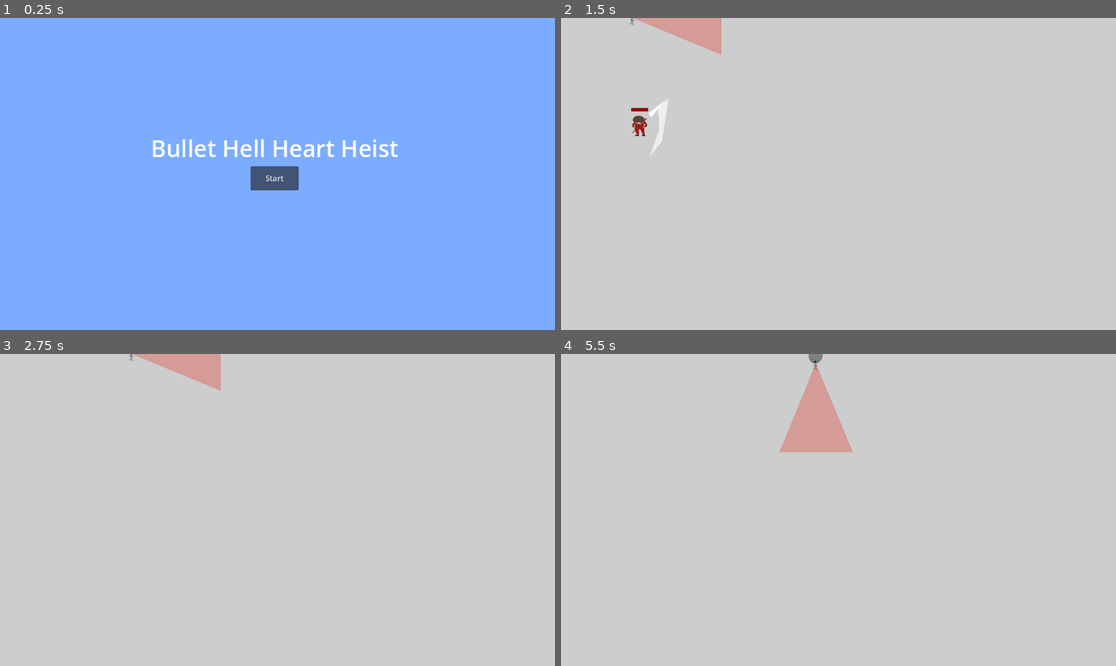
Above: before the commit, frames 1-4 (two rows, left to right).
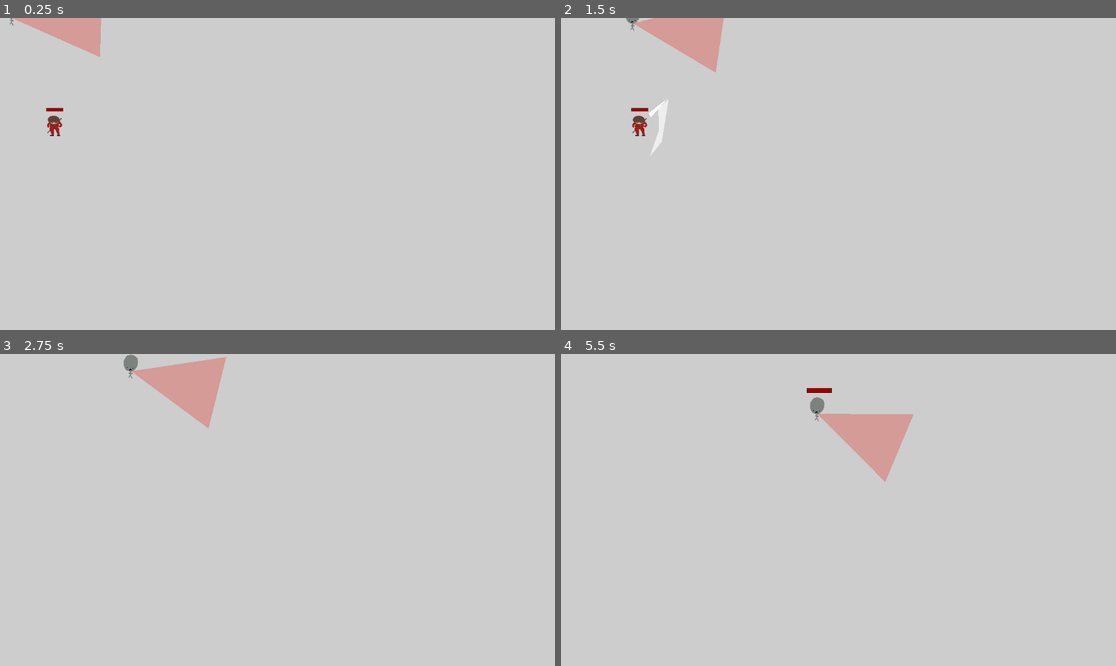
Above: after the commit, the same moments.

Repository: JoelDonnelly/MiniJam
Game: Godot game, scene res://Main.tscn
Same seed, same stepped clock (60 frames per second), same inputs: the game is played once before the commit and once after it.
Inputs (mouse positions are in pixels of both pictures, inside the frame that each line leads up to):
- Up to frame 1 (0.25 s): no input
- Up to frame 2 (1.5 s): click (832, 177) at 0.5 s, where only the run before the commit has a clickable "Start"; move the mouse to (960, 158) at 1.27 s; hold D (move_right) from 1.28 s (still down); click (960, 158) at 1.35 s
- Up to frame 3 (2.75 s): move the mouse to (166, 525) at 2.02 s; release D (move_right) at 2.03 s; hold S (move_down) from 2.03 s (still down); tap Space (ability_dash) at 2.1 s
- Up to frame 4 (5.5 s): move the mouse to (894, 441) at 2.77 s; release S (move_down) at 2.78 s; hold D (move_right) 2.78-3.53 s; click (894, 441) at 2.85 s; move the mouse to (810, 572) at 3.52 s; hold W (move_up) 3.53-4.28 s; tap Space (ability_dash) at 3.6, 5.1 s; move the mouse to (1005, 556) at 4.27 s; hold A (move_left) from 4.28 s (still down); click (1005, 556) at 4.35 s; move the mouse to (672, 463) at 5.02 s

The runs differ from the first frame. In frame 1, 100% of the frame differs, in the area x 0-100%, y 0-100%; in frame 2, 0.7%; in frame 3, 1.9%; in frame 4, 3.5%.

Commit message:
added enemies taht shoot back

Diff:
--- a/Enemy/Attacks/BulletSpray.gd
+++ b/Enemy/Attacks/BulletSpray.gd
@@ -12,5 +12,6 @@
 	var b = bullet_scene.instantiate()
 	b.scale = Vector2(0.5,0.5)
 	b.rotation = ang
+	b.position = global_position
 	bullet_parent.add_child(b)
 	return b
--- a/Enemy/Attacks/SpiralSpray.gd
+++ b/Enemy/Attacks/SpiralSpray.gd
@@ -11,7 +11,7 @@
 
 func _ready():
 	angleInc = 2*PI/(bpr) + offset*2*PI/(bpr**2)
-	attack()
+
 	pass
 
 func attack():
--- a/Enemy/Attacks/TargetedSpray.gd
+++ b/Enemy/Attacks/TargetedSpray.gd
@@ -8,7 +8,6 @@
 @export var delay : float = 0.01
 
 func _ready():
-	attack()
 	pass
 
 func attack():
@@ -21,3 +20,6 @@
 
 		b = spawn_bullet(accuracy + get_angle_to(target.position))
 		i += 1
+
+func set_target(t : Node2D):
+	target = t
--- a/Enemy/Attacks/WaveSpray.gd
+++ b/Enemy/Attacks/WaveSpray.gd
@@ -13,7 +13,7 @@
 func _ready():
 	start_ang = -total_angle/2
 	step_ang = total_angle/bullets_in_wave
-	attack()
+
 
 func attack():
 	var ib : int = 0
@@ -29,3 +29,6 @@
 		ang = start_ang
 		iw += 1
 		await get_tree().create_timer(wave_delay).timeout
+
+func set_target(t : Node2D):
+	target = t
--- a/Enemy/Bullet.tscn
+++ b/Enemy/Bullet.tscn
@@ -13,7 +13,7 @@
 height = 35.28
 
 [node name="Bullet" type="CharacterBody2D"]
-collision_layer = 2
+collision_layer = 128
 collision_mask = 65
 script = ExtResource("1_hvmgy")
 
--- a/Enemy/Enemy_base.gd
+++ b/Enemy/Enemy_base.gd
@@ -1,6 +1,9 @@
 extends CharacterBody2D
 
 signal startChase
+signal targetFound(target : Node2D)
+
+signal enemyDead
 
 @export var patrolPath : Node2D
 
@@ -20,11 +23,17 @@
 
 func _ready():
 	resetVisionShape()
+	$TargetSpray.bullet_parent = get_parent()
+	$WaveSpray.bullet_parent = get_parent()
+	$SpiralSpray.bullet_parent = get_parent()
 
 func on_chase_initiated(char : Node2D) -> void: # connect these to signal
 	target = char
 	is_chasing = true
 	is_patroling = false
+	$VisionCone.visible = false
+	targetFound.emit(char)
+	$AttackTimer.start()
 	startChase.emit()
 
 func on_chase_canceled() -> void: # connect these to signal
@@ -36,8 +45,9 @@
 	var speed : float = 0
 	var direction : Vector2 = Vector2.ZERO
 	if is_chasing && target:
-		direction = position.direction_to(target.position).normalized()
-		speed = chaseSpeed
+		if (target.position - position).length() > 300:
+			direction = position.direction_to(target.position).normalized()
+			speed = chaseSpeed
 	elif is_patroling && patrolPath:
 		direction = position.direction_to(patrolPath.position).normalized()
 		speed = patrolSpeed
@@ -54,5 +64,24 @@
 
 
 func _on_health_component_out_of_health():
+	enemyDead.emit()
+	var deathSpiral = SpiralSpray.new()
+	deathSpiral.bullet_parent = get_parent()
+	deathSpiral.bullet_scene = preload("res://Enemy/Bullet.tscn")
+	get_parent().add_child(deathSpiral)
+	deathSpiral.position = position
+	deathSpiral.attack()
 	queue_free()
+
 	pass # Replace with function body.
+
+
+func _on_attack_timer_timeout():
+	var selection = randi_range(0,2)
+	if selection == 0:
+		$TargetSpray.attack()
+	if selection == 1:
+		$WaveSpray.attack()
+	if selection == 2:
+		$SpiralSpray.attack()
+	pass # Replace with function body.
--- a/Enemy/Enemy_base.tscn
+++ b/Enemy/Enemy_base.tscn
@@ -7,6 +7,10 @@
 [ext_resource type="Script" path="res://health/health.gd" id="5_r5yr1"]
 [ext_resource type="Script" path="res://health/HitBox.gd" id="6_vd6xq"]
 [ext_resource type="PackedScene" uid="uid://dwpr58bwswx3x" path="res://health/health_bar.tscn" id="7_abc1e"]
+[ext_resource type="Script" path="res://Enemy/Attacks/TargetedSpray.gd" id="8_hg7li"]
+[ext_resource type="Script" path="res://Enemy/Attacks/WaveSpray.gd" id="9_6e3i1"]
+[ext_resource type="PackedScene" uid="uid://fpcsenpftkra" path="res://Enemy/Bullet.tscn" id="9_uj1yw"]
+[ext_resource type="Script" path="res://Enemy/Attacks/SpiralSpray.gd" id="10_jw1qh"]
 
 [sub_resource type="CapsuleShape2D" id="CapsuleShape2D_q4h4i"]
 radius = 16.0
@@ -79,6 +83,29 @@
 health_component = NodePath("../HealthComponent")
 visible_when_full = true
 
+[node name="TargetSpray" type="Node2D" parent="."]
+script = ExtResource("8_hg7li")
+bullets = 20
+delay = 0.02
+bullet_scene = ExtResource("9_uj1yw")
+
+[node name="WaveSpray" type="Node2D" parent="."]
+script = ExtResource("9_6e3i1")
+bullets_in_wave = 7
+waves = 5
+total_angle = 0.349
+bullet_scene = ExtResource("9_uj1yw")
+
+[node name="SpiralSpray" type="Node2D" parent="."]
+script = ExtResource("10_jw1qh")
+bullets = 50
+bullet_scene = ExtResource("9_uj1yw")
+
+[node name="AttackTimer" type="Timer" parent="."]
+wait_time = 2.0
+
+[connection signal="targetFound" from="." to="TargetSpray" method="set_target"]
+[connection signal="targetFound" from="." to="WaveSpray" method="set_target"]
 [connection signal="target_entered_vision" from="VisionCone" to="." method="on_chase_initiated"]
-[connection signal="target_exited_vision" from="VisionCone" to="." method="on_chase_canceled"]
 [connection signal="out_of_health" from="HealthComponent" to="." method="_on_health_component_out_of_health"]
+[connection signal="timeout" from="AttackTimer" to="." method="_on_attack_timer_timeout"]
--- a/Main.tscn
+++ b/Main.tscn
@@ -7,13 +7,13 @@
 [ext_resource type="AudioStream" uid="uid://b2nvnqw2gcet1" path="res://Resources/Audio/mini_game_jam_quiet.ogg" id="7_yloly"]
 [ext_resource type="AudioStream" uid="uid://bxgbv4xfn2ffc" path="res://Resources/Audio/mini_game_jam_loud_ADDITIVE.ogg" id="8_bvsju"]
 [ext_resource type="AudioStream" uid="uid://ca1ka23j8jc0t" path="res://Resources/Audio/lift.ogg" id="9_bshlb"]
-[ext_resource type="PackedScene" uid="uid://cainqf6p3eg75" path="res://startScreen.tscn" id="10_b6h85"]
+[ext_resource type="PackedScene" uid="uid://bx4okvhi7qh1e" path="res://startScreen.tscn" id="10_b6h85"]
 
 [sub_resource type="Curve2D" id="Curve2D_617r1"]
 _data = {
-"points": PackedVector2Array(0, 0, 0, 0, 0, 0, 0, 0, 0, 0, 529, 0, 0, 0, 0, 0, 530, 349, 0, 0, 0, 0, 2, 343, 0, 0, 0, 0, 249, 193, 0, 0, 0, 0, 0, 1)
+"points": PackedVector2Array(0, 0, 0, 0, 529, 0, 0, 0, 0, 0, 925, 275, 0, 0, 0, 0, 376, 161, 0, 0, 0, 0, 832, 524, 0, 0, 0, 0, 0, 1, 0, 0, 0, 0, -71, -26, 0, 0, 0, 0, 474, 405, 0, 0, 0, 0, 10, 292, 0, 0, 0, 0, 25, 569, 0, 0, 0, 0, 571, 506, 0, 0, 0, 0, 605, 131, 0, 0, 0, 0, 832, 55, 0, 0, 0, 0, 151, 438, 0, 0, 0, 0, 274, 228, 0, 0, 0, 0, 35, 110, 0, 0, 0, 0, 339, 3, 0, 0, 0, 0, 531, 1, 0, 0, 0, 0, 1000, 548)
 }
-point_count = 6
+point_count = 18
 
 [node name="Main" type="Node2D"]
 script = ExtResource("1_u0lco")
@@ -22,10 +22,12 @@
 patrolPath = NodePath("../Path2D/PathFollow2D")
 
 [node name="Path2D" type="Path2D" parent="."]
-position = Vector2(50, 21)
+position = Vector2(99, 48)
 curve = SubResource("Curve2D_617r1")
 
 [node name="PathFollow2D" type="PathFollow2D" parent="Path2D"]
+position = Vector2(529, 0)
+rotation = 0.606988
 script = ExtResource("2_li61r")
 
 [node name="Player" parent="." groups=["Target"] instance=ExtResource("5_4s4hj")]
@@ -46,6 +48,7 @@
 autoplay = true
 
 [node name="CanvasGroup" type="CanvasGroup" parent="."]
+visible = false
 
 [node name="Polygon2D" type="Polygon2D" parent="CanvasGroup"]
 color = Color(0.490196, 0.67451, 1, 1)
--- a/project.godot
+++ b/project.godot
@@ -66,6 +66,7 @@
 2d_physics/layer_5="EnemyAttackBox"
 2d_physics/layer_6="PlayerAttackBox"
 2d_physics/layer_7="Environment"
+2d_physics/layer_8="Bullets"
 
 [rendering]
 
Not shown: 1 places in Enemy/Enemy_base.tscn that only renumber resources
Not shown: 1 places in startScreen.tscn that only renumber resources
